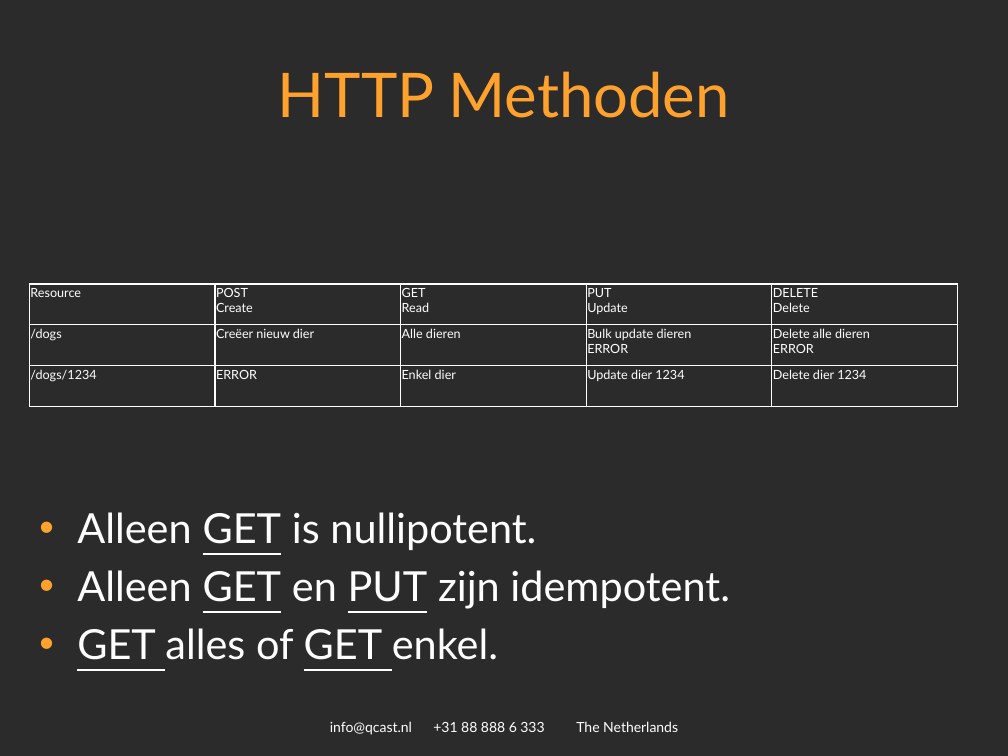
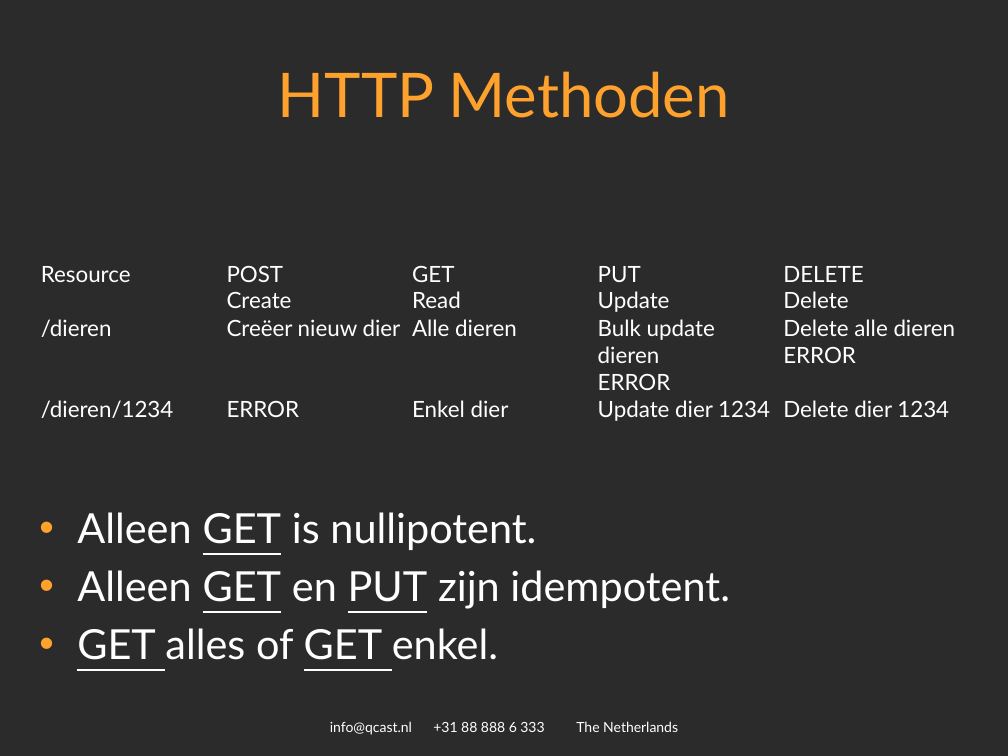
Before and after one commit to spijkerman/dierentuin, a slide deck: slide 7 of API workshop.pptx. Drawn at 1008x756 pixels with LibreOffice and Linux fonts; fonts in the diff are those of the drawing; background and template pictures are left out; a plain dark background stands for a picture behind light text. Boxes give left, top, right and bottom in pixels: in the first picture for what was removed or moved away, otherwise in the second. Text is boxed around its words. In the diff, an @@ line names an element or a change of style, - is before the commit and + after.

```diff
--- a/API workshop.pptx
+++ b/API workshop.pptx
@@ table at [40,259,968,425] @@
-row 2, column 1: /dogs
+row 2, column 1: /dieren
-row 3, column 1: /dogs/1234
+row 3, column 1: /dieren/1234
@@ size 9 to 16 pt in "Resource", "POST", "Create", "GET" and 15 more places @@
@@ borders changed @@
@@ table: place and size @@
-table at [29,284,957,407]
+table at [40,259,968,425]
```
Also in this commit, not shown: 2 other slides changed, 2 other files.
